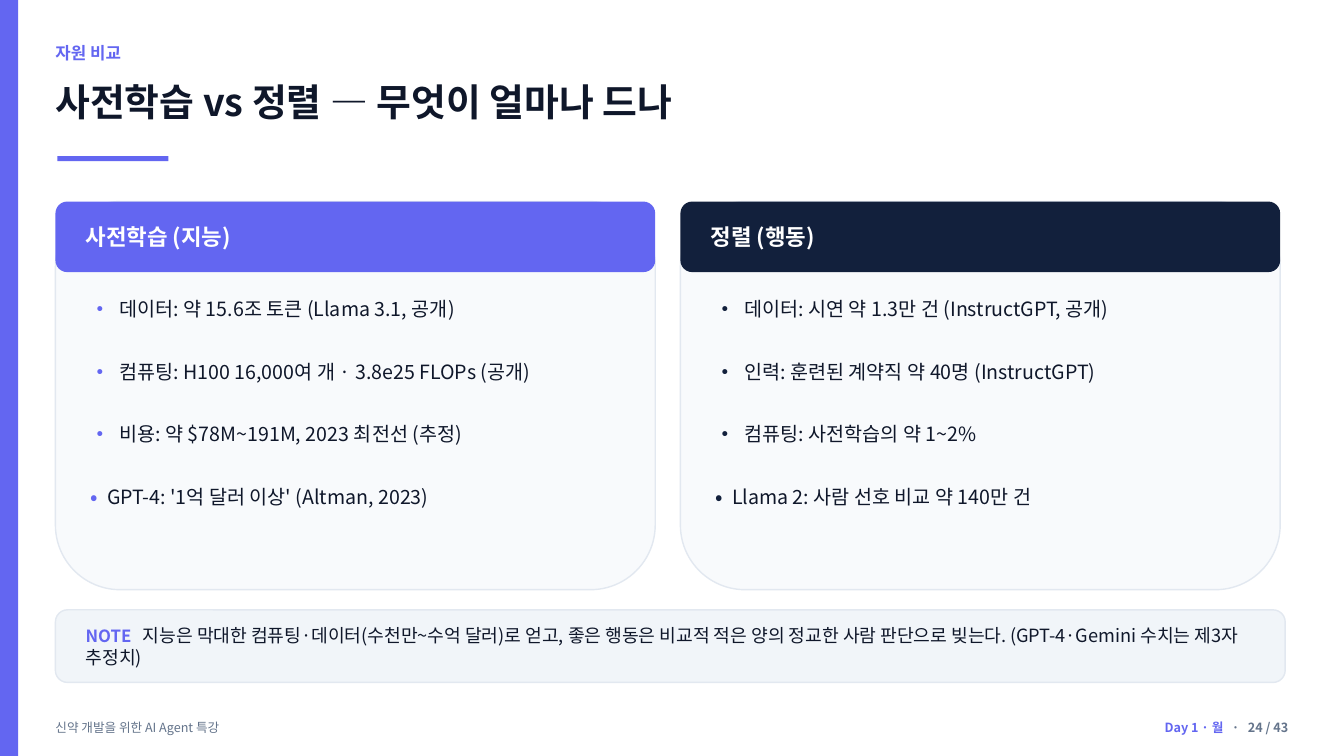
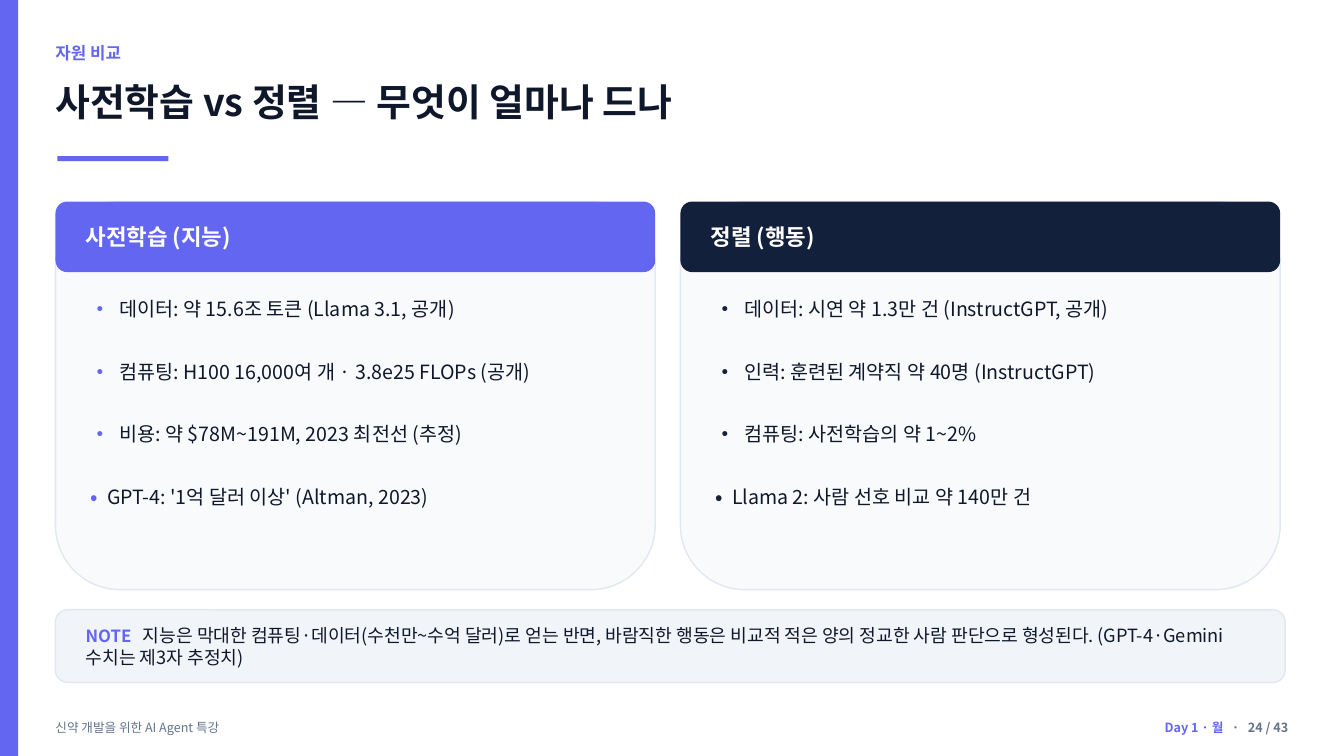
Before and after one commit to jyshin-22/wku-ai-agent-program, a slide deck: slide 24 of slides/day1.pptx. Drawn at 1344x756 pixels with LibreOffice and Linux fonts; fonts in the diff are those of the drawing. Boxes give left, top, right and bottom in pixels: in the first picture for what was removed or moved away, otherwise in the second. Text is boxed around its words. In the diff, an @@ line names an element or a change of style, - is before the commit and + after.

```diff
--- a/slides/day1.pptx
+++ b/slides/day1.pptx
@@ text at (x1=86, y1=626, x2=1224, y2=668): text changed @@
-NOTE 지능은 막대한 컴퓨팅·데이터(수천만~수억 달러)로 얻고, 좋은 행동은 비교적 적은 양의 정교한 사람 판단으로 빚는다. (GPT-4·Gemini 수치는 제3자 추정치)
+NOTE 지능은 막대한 컴퓨팅·데이터(수천만~수억 달러)로 얻는 반면, 바람직한 행동은 비교적 적은 양의 정교한 사람 판단으로 형성된다. (GPT-4·Gemini 수치는 제3자 추정치)
```
Also in this commit, not shown: 8 other files.
